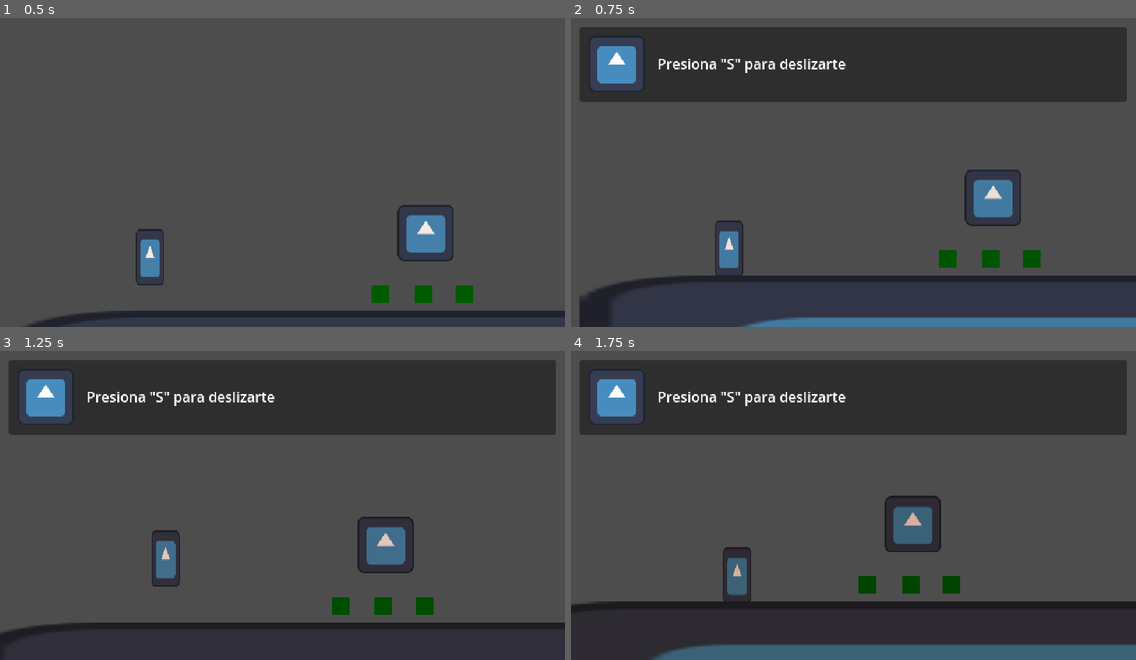
Above: before the commit, frames 1-4 (two rows, left to right).
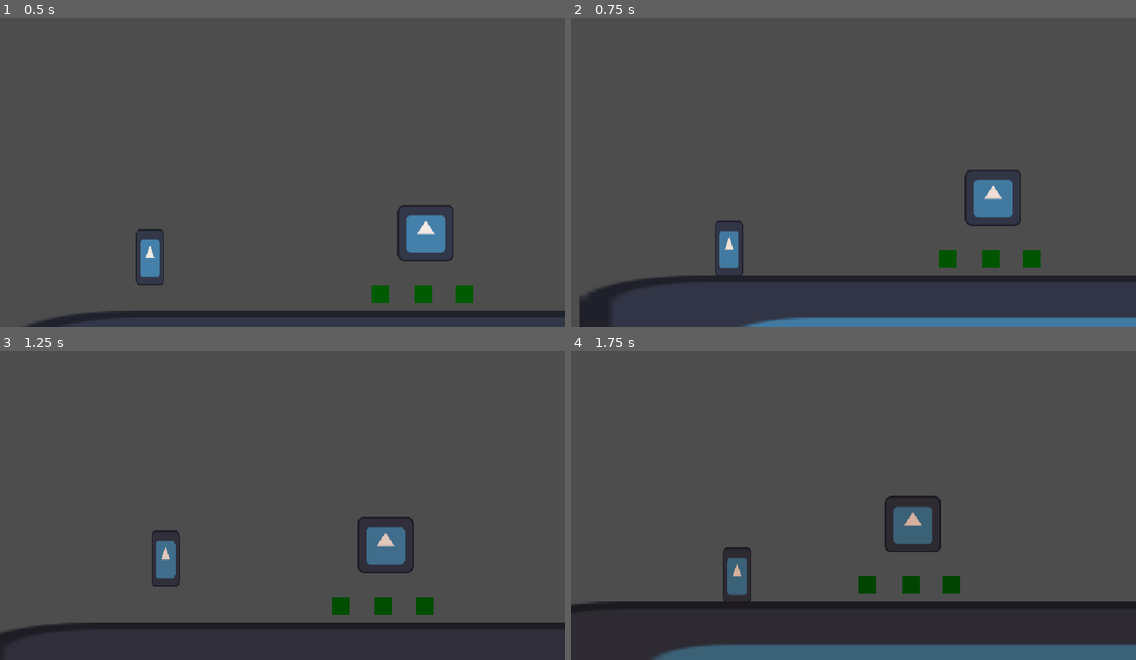
Above: after the commit, the same moments.

Repository: AlfredoCamarena/Protocolo-Ocaso
Game: Godot game, scene res://main/main.tscn
Same seed, same stepped clock (60 frames per second), same inputs: the game is played once before the commit and once after it. The engine's default icon, where the game draws it, is replaced by a stand-in: a white triangle on a blue panel in a dark square.
Inputs:
- Up to frame 1 (0.5 s): no input
- Up to frame 2 (0.75 s): tap Enter at 0.5 s; hold S (slide) from 0.53 s (still down)
- Up to frame 3 (1.25 s): keep holding S (slide); tap Space (jump) at 0.77 s
- Up to frame 4 (1.75 s): release S (slide) at 1.28 s; tap S (slide) at 1.35 s; tap Space (jump) at 1.52 s

Frame 1 is identical in both runs. In frame 2, 23% of the frame differs, in the area x 1-99%, y 2-28%; in frame 3, 23%; in frame 4, 23%.

Commit message:
Quita collision por defecto

Diff:
--- a/radio_zone/radio_zone.tscn
+++ b/radio_zone/radio_zone.tscn
@@ -1,13 +1,7 @@
-[gd_scene load_steps=3 format=3 uid="uid://dt5i1r5j0vf04"]
+[gd_scene load_steps=2 format=3 uid="uid://dt5i1r5j0vf04"]
 
 [ext_resource type="Script" uid="uid://b4nsa6qn5klrx" path="res://radio_zone/radio_zone.gd" id="1_ah88a"]
-
-[sub_resource type="RectangleShape2D" id="RectangleShape2D_hd2xu"]
-size = Vector2(320, 114)
 
 [node name="RadioZone" type="Area2D"]
 collision_mask = 2
 script = ExtResource("1_ah88a")
-
-[node name="CollisionShape2D" type="CollisionShape2D" parent="."]
-shape = SubResource("RectangleShape2D_hd2xu")
